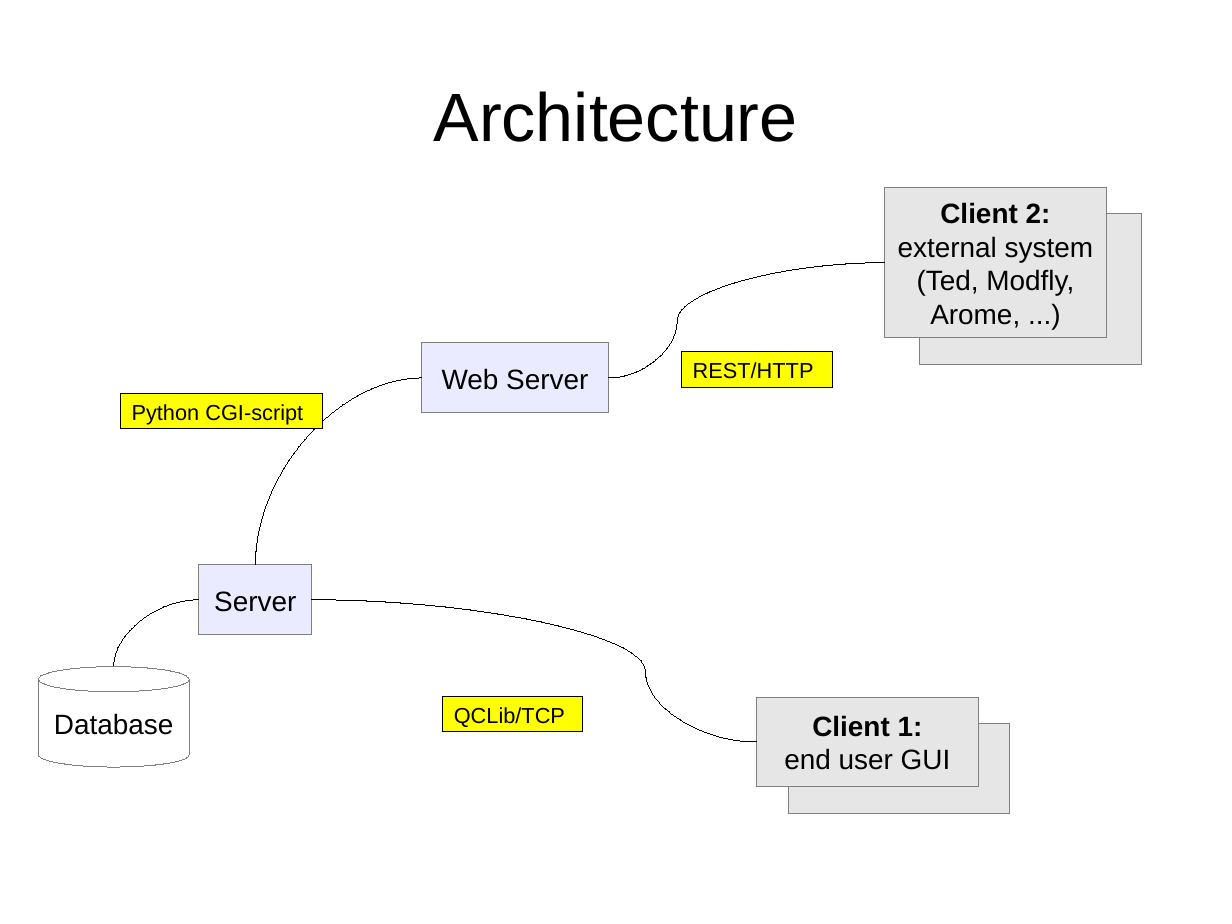
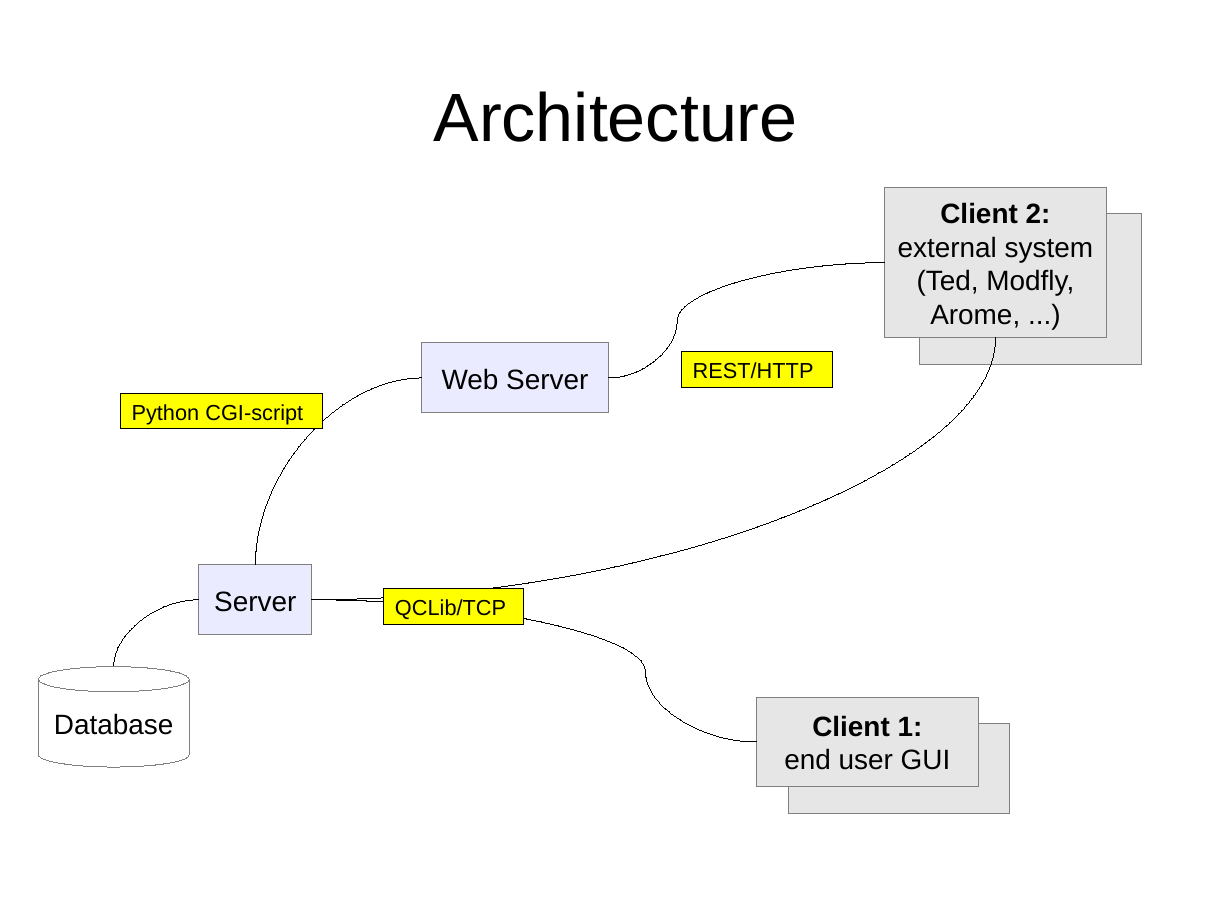
Before and after one commit to metno/mgp, a slide deck: slide 2 of timeline/docs/metorg-2015-12-14.odp. Drawn at 1232x924 pixels with LibreOffice and Linux fonts; fonts in the diff are those of the drawing. Boxes give left, top, right and bottom in pixels: in the first picture for what was removed or moved away, otherwise in the second. Text is boxed around its words. In the diff, an @@ line names an element or a change of style, - is before the commit and + after.

Commit message:
Updated document

```diff
--- a/timeline/docs/metorg-2015-12-14.odp
+++ b/timeline/docs/metorg-2015-12-14.odp
@@ curved line added from (312, 600) to (996, 338), #000000 0 pt @@
@@ rectangle "QCLib/TCP": place and size @@
-rectangle "QCLib/TCP" at [443, 696, 582, 732]
+rectangle "QCLib/TCP" at [385, 589, 524, 625]
```
